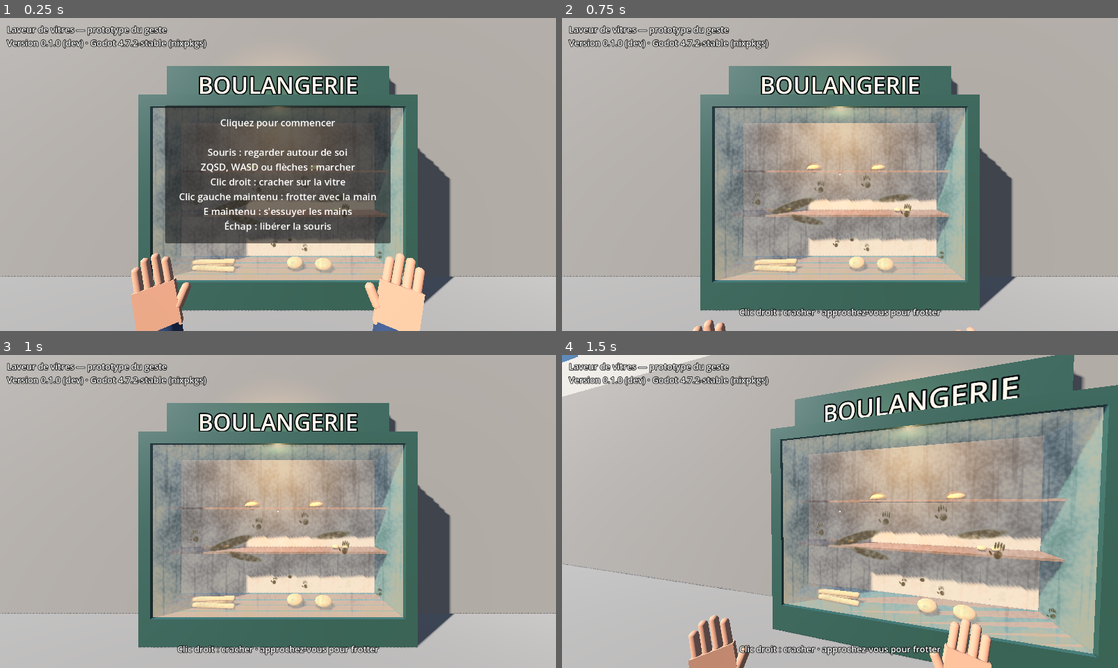
Above: before the commit, frames 1-4 (two rows, left to right).
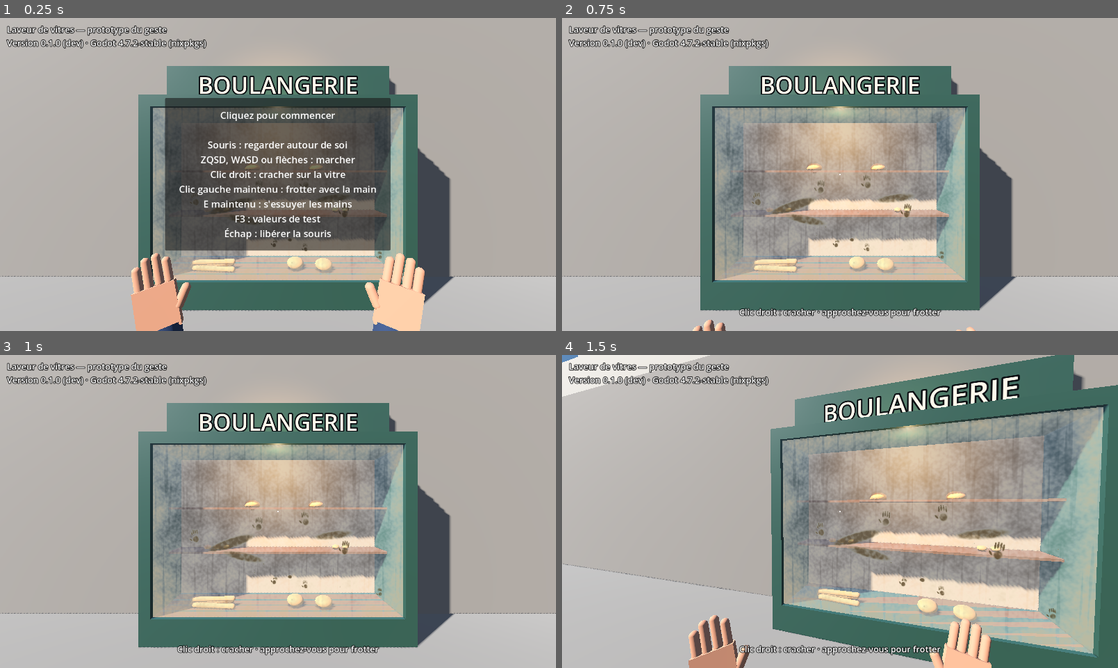
Above: after the commit, the same moments.

Repository: olivier-lapabe/laveur-de-vitres
Game: Godot game, scene res://scenes/main.tscn
Two runs of this game, one before a commit and one after it. Both use one fixed random seed, a clock stepped at 60 frames per second and the inputs below.
Inputs (mouse positions are in pixels of both pictures, inside the frame that each line leads up to):
- Up to frame 1 (0.25 s): no input
- Up to frame 2 (0.75 s): tap Enter at 0.5 s; move the mouse to (962, 158) at 0.52 s; hold D (move_right) from 0.53 s (still down); hold E (wipe_hands) from 0.53 s (still down); click (962, 158) at 0.67 s
- Up to frame 3 (1 s): keep holding D (move_right); keep holding E (wipe_hands)
- Up to frame 4 (1.5 s): tap Space at 1.25 s; move the mouse to (812, 511) at 1.27 s; release D (move_right) at 1.28 s; release E (wipe_hands) at 1.28 s; hold W (move_forward) from 1.28 s (still down); tap E (wipe_hands) at 1.35 s; click (812, 511) at 1.42 s

The runs differ from the first frame. In frame 1, 5.8% of the frame differs, in the area x 29-71%, y 25-75%; in frame 2, nothing differs; in frame 3, nothing differs; in frame 4, nothing differs.

Commit message:
Fix dry rubbing wearing the dust away; add an F3 debug panel (LAV-4)
The PO found rubbing got easy on a second pass even without spit. The
state was rounded down to bytes on every rub, so each rub removed at
least one level of dust from every pixel under the hand whatever the
real effect. The cleaning maths now runs on floats; bytes are only for
the shader. A test checks that 60 dry rubs leave most of the dust.

F3 shows live values for playtests: hand dirt, distance to the glass,
and wetness, dust and grease under the hand.

Co-Authored-By: Claude Opus 5.5 <noreply@anthropic.com>
Claude-Session: https://claude.ai/code/session_01Sd22mVGkXnCtooSqEAJWZd

Diff:
--- a/scenes/main.tscn
+++ b/scenes/main.tscn
@@ -146,6 +146,22 @@
 horizontal_alignment = 1
 vertical_alignment = 1
 
+[node name="Debug" type="Label" parent="HUD"]
+visible = false
+anchors_preset = 1
+anchor_left = 1.0
+anchor_right = 1.0
+offset_left = -420.0
+offset_top = 12.0
+offset_right = -16.0
+offset_bottom = 160.0
+grow_horizontal = 0
+mouse_filter = 2
+theme_override_colors/font_outline_color = Color(0, 0, 0, 0.85)
+theme_override_constants/outline_size = 6
+theme_override_font_sizes/font_size = 18
+horizontal_alignment = 2
+
 [node name="StartOverlay" type="CenterContainer" parent="HUD"]
 anchors_preset = 15
 anchor_right = 1.0
@@ -174,5 +190,6 @@
 Clic droit : cracher sur la vitre
 Clic gauche maintenu : frotter avec la main
 E maintenu : s'essuyer les mains
+F3 : valeurs de test
 Échap : libérer la souris"
 horizontal_alignment = 1
--- a/scripts/dirty_glass.gd
+++ b/scripts/dirty_glass.gd
@@ -48,9 +48,14 @@
 var _pattern_size := Vector2i.ZERO
 var _breakup := FastNoiseLite.new()
 
-## RGBA8 per state pixel. R: dust left, G: original grease left,
-## A: grease spread by hands (B is unused).
+## RGBA8 per state pixel, sent to the shader. R: dust left, G: original grease
+## left, A: grease spread by hands (B is unused).
 var _state := PackedByteArray()
+## The same values as floats, for the cleaning maths: rounding them to bytes on
+## every rub made even useless rubbing wear the dirt away.
+var _dust := PackedFloat32Array()
+var _grease_left := PackedFloat32Array()
+var _spread := PackedFloat32Array()
 var _state_size := Vector2i.ZERO
 var _state_image: Image
 var _state_texture: ImageTexture
@@ -137,13 +142,13 @@
 
 ## How much of the dust is left at uv, from 1 (untouched) to 0.
 func dust_left_at(uv: Vector2) -> float:
-	return _state[_state_index(uv) * 4] / 255.0
+	return _dust[_state_index(uv)]
 
 
 ## Grease at uv: what is left of the original marks plus what hands spread.
 func grease_at(uv: Vector2) -> float:
 	var i := _state_index(uv)
-	return minf(1.0, _grease_base[i] / 255.0 * _state[i * 4 + 1] / 255.0 + _state[i * 4 + 3] / 255.0)
+	return minf(1.0, _grease_base[i] / 255.0 * _grease_left[i] + _spread[i])
 
 
 ## Rubs the glass with a bare hand centered on uv, over stroke_length meters.
@@ -163,11 +168,11 @@
 				continue
 			var weight := 1.0 - distance * distance
 			var effect := clampf(stroke_length * RUB_RATE * weight * wet_factor, 0.0, 1.0)
-			var i := (py * _state_size.x + px) * 4
-			var dust := _state[i] / 255.0
-			var grease_left := _state[i + 1] / 255.0
-			var spread := _state[i + 3] / 255.0
-			var base := _grease_base[py * _state_size.x + px] / 255.0
+			var p := py * _state_size.x + px
+			var dust := _dust[p]
+			var grease_left := _grease_left[p]
+			var spread := _spread[p]
+			var base := _grease_base[p] / 255.0
 
 			# Dust comes straight off.
 			var dust_removed := dust * effect
@@ -182,10 +187,14 @@
 
 			picked += dust_removed * DUST_PICKUP + base * grease_loosened * (1.0 - GREASE_SPREAD) + spread_removed
 			pixels += 1
-			# Round down, so that even light rubbing always makes progress.
-			_state[i] = int((dust - dust_removed) * 255.0)
-			_state[i + 1] = int((grease_left - grease_loosened) * 255.0)
-			_state[i + 3] = int(spread * 255.0 + 0.5)
+			dust -= dust_removed
+			grease_left -= grease_loosened
+			_dust[p] = dust
+			_grease_left[p] = grease_left
+			_spread[p] = spread
+			_state[p * 4] = int(dust * 255.0 + 0.5)
+			_state[p * 4 + 1] = int(grease_left * 255.0 + 0.5)
+			_state[p * 4 + 3] = int(spread * 255.0 + 0.5)
 	_state_changed = true
 	last_rub_was_dry = wet_factor < 0.5
 	return picked / maxf(pixels, 1) * HAND_PICKUP
@@ -202,6 +211,13 @@
 	_state_image = Image.create_empty(_state_size.x, _state_size.y, false, Image.FORMAT_RGBA8)
 	_state_image.fill(Color(1, 1, 0, 0))
 	_state = _state_image.get_data()
+	var pixels := _state_size.x * _state_size.y
+	_dust.resize(pixels)
+	_dust.fill(1.0)
+	_grease_left.resize(pixels)
+	_grease_left.fill(1.0)
+	_spread.resize(pixels)
+	_spread.fill(0.0)
 	_state_texture = ImageTexture.create_from_image(_state_image)
 	_material.set_shader_parameter("dirt_state", _state_texture)
 	var base := grease_image.duplicate() as Image
--- a/scripts/main.gd
+++ b/scripts/main.gd
@@ -9,6 +9,7 @@
 @onready var _start_overlay: Control = $HUD/StartOverlay
 @onready var _crosshair: Control = $HUD/Crosshair
 @onready var _hint: Label = $HUD/Hint
+@onready var _debug: Label = $HUD/Debug
 @onready var _player: WindowWasher = $Player
 @onready var _glass: DirtyGlass = $Storefront/Glass
 
@@ -28,6 +29,11 @@
 
 
 func _unhandled_input(event: InputEvent) -> void:
+	var key := event as InputEventKey
+	if key != null and key.pressed and not key.echo and key.physical_keycode == KEY_F3:
+		_debug.visible = not _debug.visible
+		get_viewport().set_input_as_handled()
+		return
 	var click := event as InputEventMouseButton
 	if click != null and click.pressed and Input.mouse_mode != Input.MOUSE_MODE_CAPTURED:
 		Input.mouse_mode = Input.MOUSE_MODE_CAPTURED
@@ -47,3 +53,5 @@
 	_start_overlay.visible = not playing
 	_crosshair.visible = playing and not _player.is_rubbing()
 	_hint.text = _player.hint if playing else ""
+	if _debug.visible:
+		_debug.text = _player.debug_text()
--- a/scripts/player.gd
+++ b/scripts/player.gd
@@ -71,6 +71,22 @@
 	return _rubbing
 
 
+## Live values for the F3 debug panel (in French, for the PO's playtests).
+func debug_text() -> String:
+	var text := "Saleté des mains : %d %%" % roundi(hand_dirt * 100.0)
+	var hit := _glass_hit(_rub_cursor if _rubbing else Vector2.ZERO)
+	if hit.is_empty():
+		return text + "\nVitre : pas visée"
+	var uv: Vector2 = hit.uv
+	return text + "\nDistance à la vitre : %.2f m%s\nHumidité ici : %d %%\nPoussière restante ici : %d %%\nGraisse ici : %d %%" % [
+		hit.distance,
+		"" if hit.distance <= hand_reach else " (trop loin pour frotter)",
+		roundi(glass.wetness_at(uv) * 100.0),
+		roundi(glass.dust_left_at(uv) * 100.0),
+		roundi(glass.grease_at(uv) * 100.0),
+	]
+
+
 func _unhandled_input(event: InputEvent) -> void:
 	if Input.mouse_mode != Input.MOUSE_MODE_CAPTURED:
 		return
--- a/tests/run_tests.gd
+++ b/tests/run_tests.gd
@@ -22,6 +22,7 @@
 	_check_dirty_hand_smears()
 	_check_hand_gets_dirty()
 	_check_aim_hits_the_crosshair()
+	_check_dry_rubbing_stays_hard()
 	print("Gameplay tests: %d failed" % _failures)
 	quit(1 if _failures > 0 else 0)
 
@@ -79,6 +80,15 @@
 	_expect(hand_dirt > 0.3, "rubbing a greasy area clearly dirties the hand (%.2f)" % hand_dirt)
 
 
+## Rubbing dry glass for a long time must still leave most of the dust:
+## rounding used to wear it away a little on every rub.
+func _check_dry_rubbing_stays_hard() -> void:
+	var glass := _new_glass()
+	var spot := Vector2(0.25, 0.1)
+	_rub_back_and_forth(glass, spot, 60, 0.0)
+	_expect(glass.dust_left_at(spot) > 0.4, "60 dry rubs still leave most of the dust (%.2f left)" % glass.dust_left_at(spot))
+
+
 ## The spit and the hand must land on the glass right under the crosshair.
 func _check_aim_hits_the_crosshair() -> void:
 	var main: Node3D = load("res://scenes/main.tscn").instantiate()
